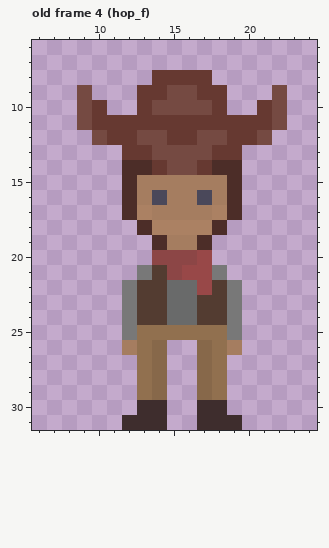
Two states of a pixel-art file, COP4053/Assets/Art/Aesprites/cowboi.aseprite. Above: the version before the commit.
32x32 pixels, 49 frames. Colours within 5 levels of each other are drawn and written as one. Shown: old frame 4 (hop_f): x 6..24, y 6..31. The commit also changed other frames, which this record leaves out.
After:
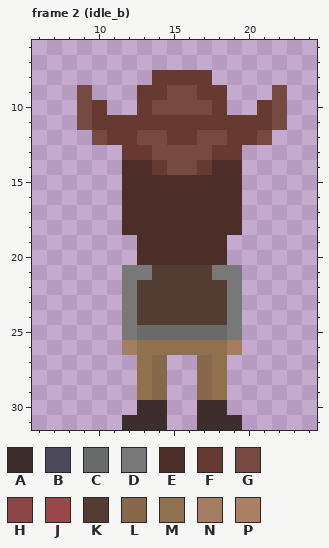
Palette (. is transparent): A #3e2d2d  B #4a485a  C #696a6a  D #787878  E #4c2d28  F #663931  G #754a42  H #8c4646  J #984848  K #533c31  L #87684a  M #91704f  N #a57d60  P #ab8163
A new or re-ordered frame is compared with the old frame closest to it.
The commit says: Walking and idle animations working yay
From old to new:
frames 49 -> 64
Changed rows in their new state; - is an unchanged pixel.
Frame 2 (idle_b) is new; against old frame 4 (hop_f), layer "Layer 1":
first column x 12:
15 -EEEEEE-
16 -EEEEEE-
17 -EEEEEE-
18 E-EEEE-E
19 -E-EE-E-
20 -EEEEEE-
21 D--KKK-D
22 ---KKK--
23 ---KK---
24 ---KK---
25 -CCCCCC-
26 --MMMM--
